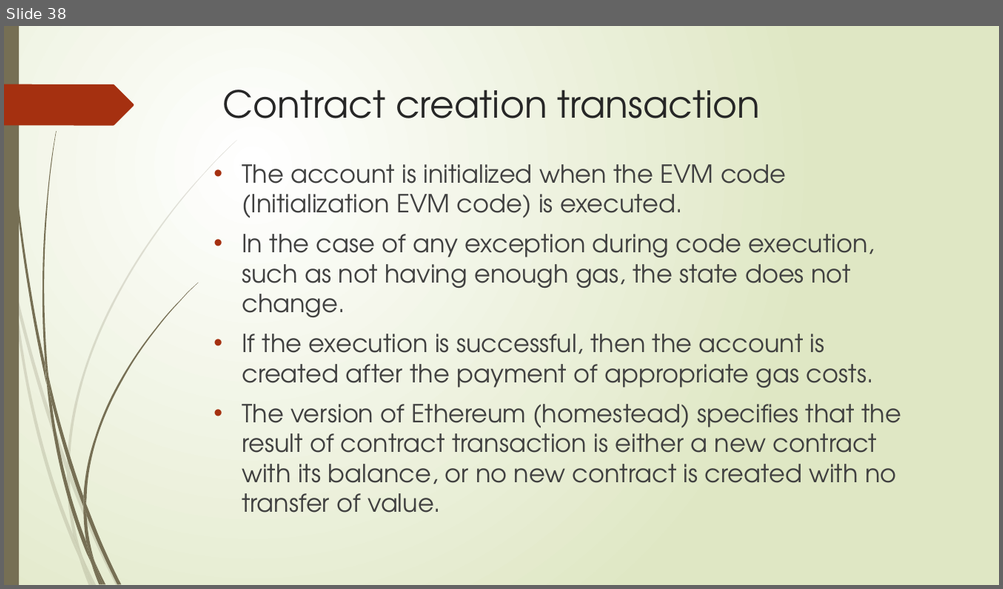
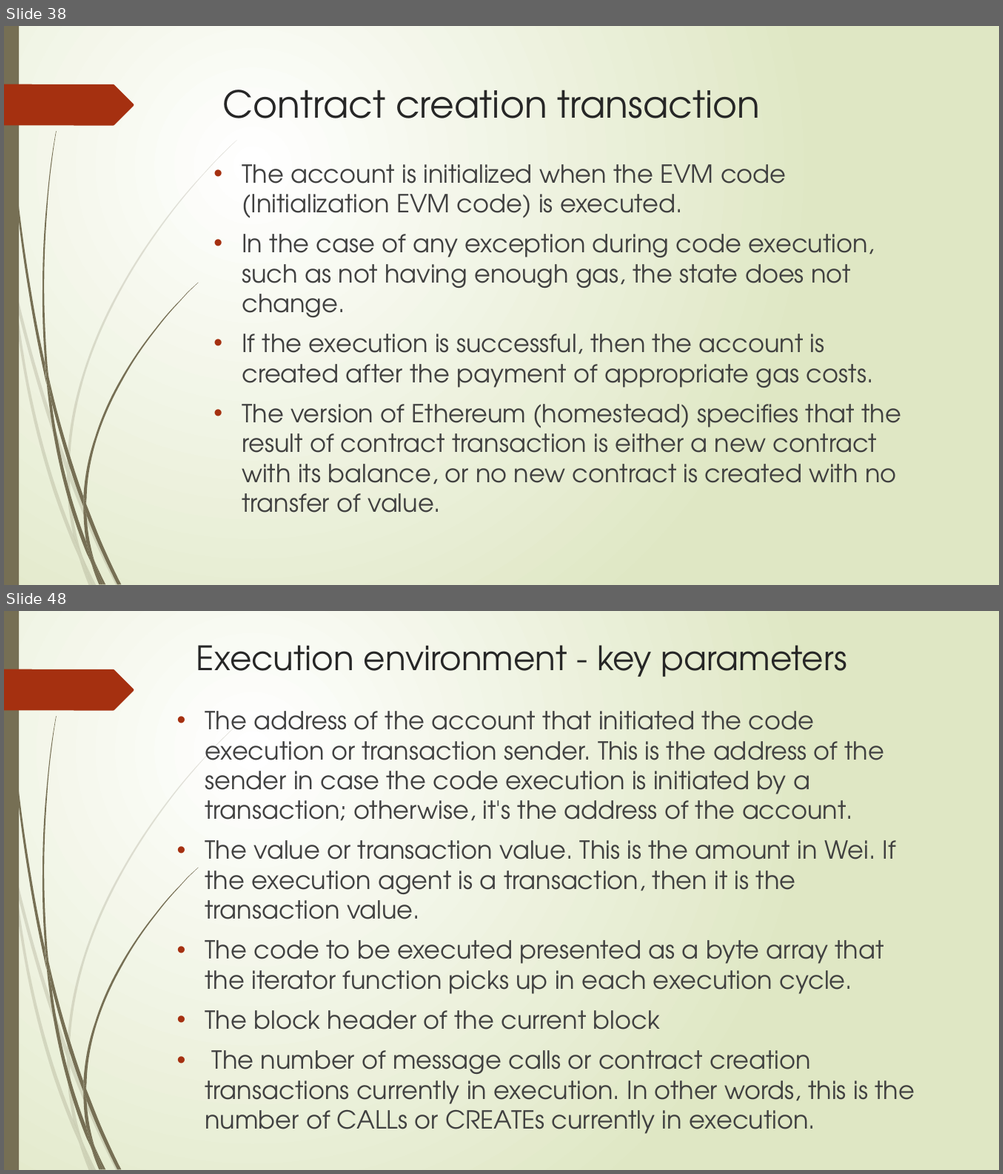
Before and after one commit to sarangparikh22/nmit-blockchain, a slide deck: Distributed Systems 101/Ethereum 101.pptx. Shown one above the other, each under a label of ours: slide 38 before the commit, slides 38 and 48 after it; the slides between them are not shown. The pictures are 1003x589 and 1003x1174 pixels, drawn with LibreOffice and Linux fonts; fonts in the diff are those of the drawing. Boxes give left, top, right and bottom in pixels: in the first picture for what was removed or moved away, otherwise in the second. Text is boxed around its words. In the diff, an @@ line names an element or a change of style, - is before the commit and + after.

```diff
--- a/Distributed Systems 101/Ethereum 101.pptx
+++ b/Distributed Systems 101/Ethereum 101.pptx
@@ slide 48 added at [4,611,999,1170], background gradient #FFFFFF to #DFE8C4; not listed: 24 template elements that a slide beside it also shows @@
@@ title added at [196,645,847,677], 32.4 pt, text #262626 @@
+Execution environment - key parameters
@@ text added at [205,711,914,1134], 24 pt, text #404040 @@
+• The address of the account that initiated the code execution or transaction sender. This is the address of the sender in case the code execution is initiated by a transaction; otherwise, it's the address of the account.
+• The value or transaction value. This is the amount in Wei. If the execution agent is a transaction, then it is the transaction value.
+• The code to be executed presented as a byte array that the iterator function picks up in each execution cycle.
+• The block header of the current block
+• The number of message calls or contract creation transactions currently in execution. In other words, this is the number of CALLs or CREATEs currently in execution.
```
Also in this commit, not shown: 4 slides changed, 90 other slides added, 1 other file.
